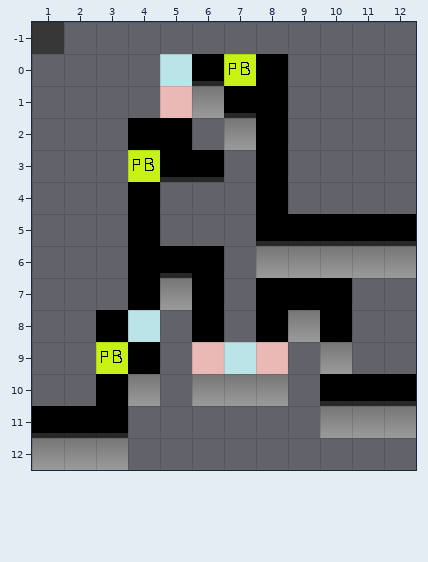
An edit to a level. Tiled map, Dark Map 2.tmx. Above: the version before the commit.
Cells are 32x32 px. Shown: x 1..12, y -1..12. The old version is drawn lined up with the new one.
After:
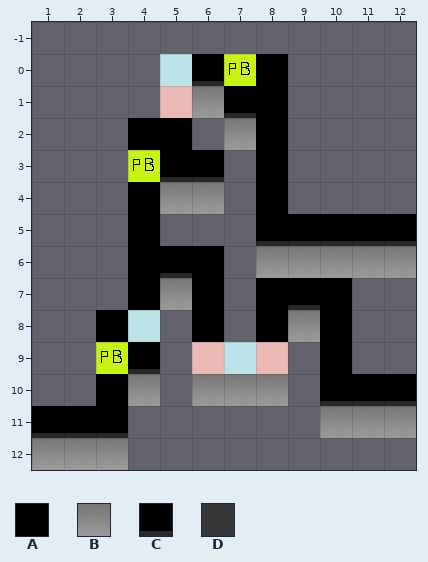
Key: from "tileset": A 1, B 2, C 5, D 6.
_ is an empty cell, . an unchanged one.
From old to new:
map size 20x25 -> 15x15 cells (old content now starts at 1,-8; both pictures use the new coordinates)
--- layer "Ground"
@@ x 5..6 @@
- 4 __
+ 4 BB
@@ x 9..9 @@
- 7 A
+ 7 C
@@ x 4..4 @@
- 9 A
+ 9 C
--- layer "Interactible"
@@ x 10..10 @@
- 9 B
+ 9 _
--- layer "Background" (removed)
@@ x 1..1 @@
--1 D
+-1 _
Where, in picture pixels (left, top, right, bottom), the same in both pictures:
removed: (32, 22, 64, 54)
added: (160, 182, 224, 214)
changed: (288, 305, 320, 310)
changed: (128, 369, 160, 374)
removed: (320, 342, 352, 374)
